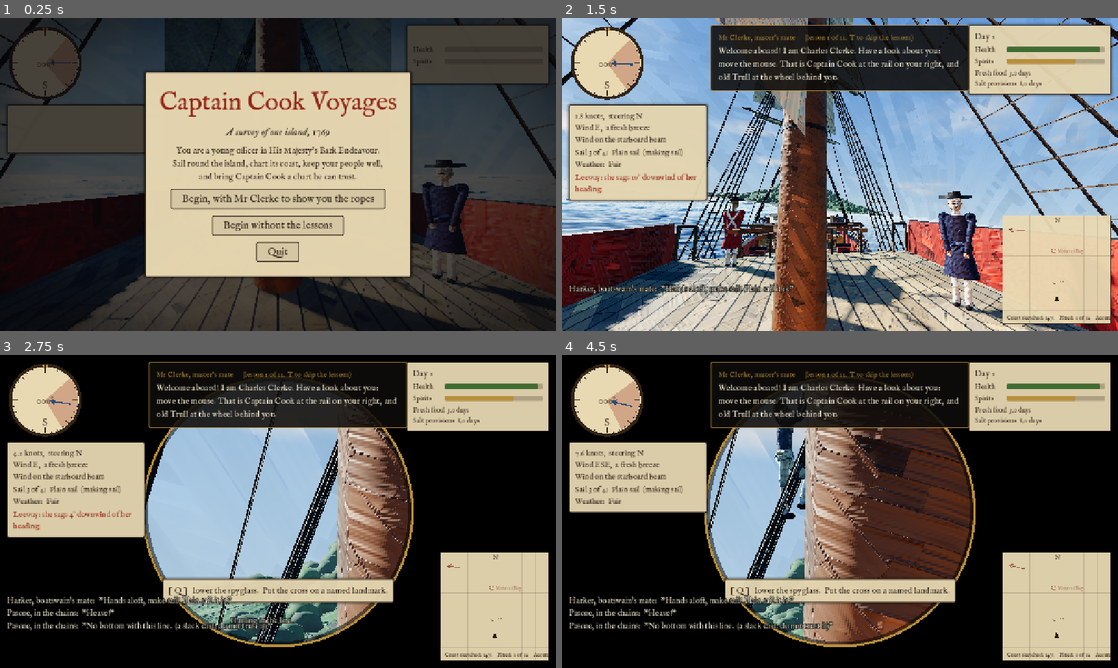
Above: before the commit, frames 1-4 (two rows, left to right).
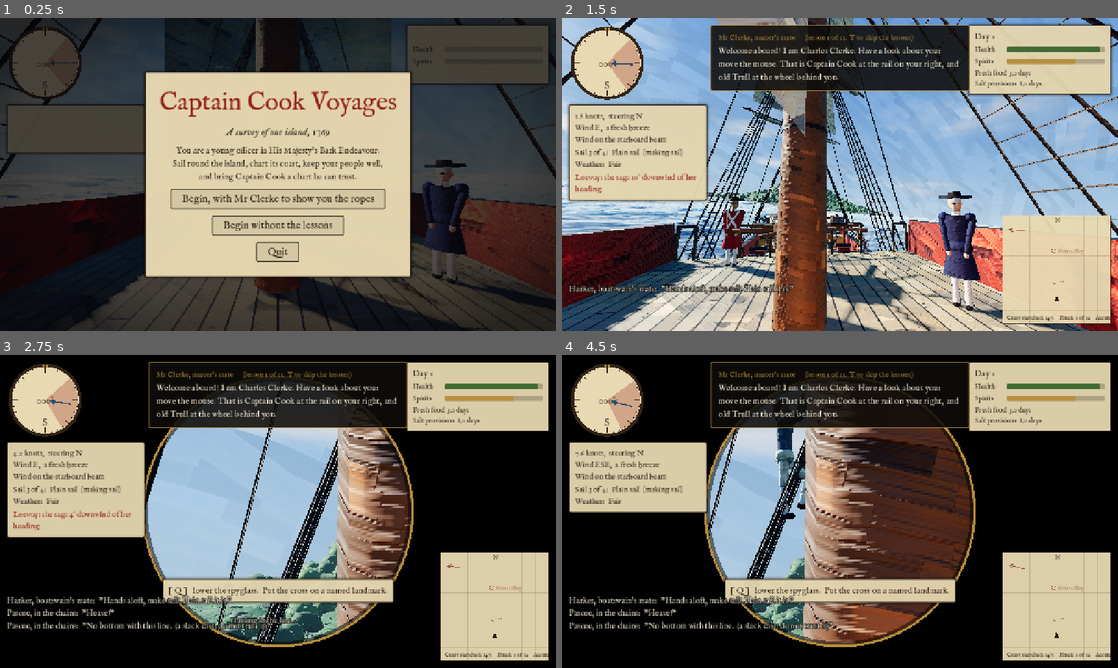
Above: after the commit, the same moments.

Repository: perkinscole/captain_cook
Game: Godot game, scene res://main.tscn
The game is run twice, just before and just after one commit, with the same random seed, the same clock (stepped at 60 frames per second) and the same inputs.
Inputs (mouse positions are in pixels of both pictures, inside the frame that each line leads up to):
- Up to frame 1 (0.25 s): no input
- Up to frame 2 (1.5 s): click "Begin, with Mr Clerke to show…" at 0.5 s; tap Enter at 1.25 s; move the mouse to (867, 174) at 1.27 s; hold Up from 1.28 s (still down); tap P at 1.35 s
- Up to frame 3 (2.75 s): keep holding Up; tap Space at 1.52, 1.82, 2.27, 2.57 s; move the mouse to (250, 511) at 2.02 s; tap Q at 2.1 s
- Up to frame 4 (4.5 s): keep holding Up; move the mouse to (851, 505) at 2.77 s; tap F at 2.85 s; move the mouse to (834, 517) at 3.52 s; tap E at 3.6 s; tap Space at 3.77, 4.07 s; move the mouse to (878, 514) at 4.27 s; tap Enter at 4.35 s

The runs differ from the first frame. In frame 1, 0.5% of the frame differs, in the area x 0-100%, y 0-99%; in frame 2, 11%, in the area x 0-100%, y 0-100%; in frame 3, 4.6%; in frame 4, 7.1%.

Commit message:
Fix hatched paint and weird faces
Stop two coats of strokes crossing into hatching: one projection wins,
the top coat follows the under coat, gaps are narrower and lighter, and
strokes are measured in real metres on stretched shapes. Add smooth skin
and softer cloth paints. Give faces a brow, chin, mouth and small eyes,
and keep hair and caps clear of the face.

Co-Authored-By: Claude Fable 5.2 <noreply@anthropic.com>
Claude-Session: https://claude.ai/code/session_01G38nkShD9pJZjTbbVyrU2i

Diff:
--- a/scripts/figure.gd
+++ b/scripts/figure.gd
@@ -97,7 +97,7 @@
 	_quirk = randf_range(0.0, TAU)
 	var coat := _material(coat_color)
 	var legs := _material(legs_color)
-	var skin := _material(skin_color)
+	var skin := Paint.skin(skin_color)
 	var hair := _material(hair_color)
 	var neck := _material(neck_color)
 	var black := _material(Color(0.05, 0.05, 0.06))
@@ -142,11 +142,22 @@
 	# Head: face, nose, eyes, hair tied back in a queue, and a hat or cap.
 	var head := _joint(torso, "head", Vector3(0.0, 0.62, 0.0))
 	_ball(head, Vector3(0.1, 0.125, 0.105), Vector3(0.0, 0.12, 0.0), skin)
-	_ball(head, Vector3(0.02, 0.03, 0.03), Vector3(0.0, 0.11, -0.1), skin)       # nose
+	_ball(head, Vector3(0.018, 0.032, 0.03), Vector3(0.0, 0.108, -0.1), skin)     # nose
+	_ball(head, Vector3(0.07, 0.03, 0.03), Vector3(0.0, 0.168, -0.082), skin)     # brow
+	_ball(head, Vector3(0.05, 0.04, 0.04), Vector3(0.0, 0.03, -0.07), skin)       # chin
+	var lips := Paint.skin(skin_color.darkened(0.3).lerp(Color(0.5, 0.2, 0.18), 0.4))
+	_ball(head, Vector3(0.028, 0.007, 0.01), Vector3(0.0, 0.066, -0.097), lips)   # mouth
 	for side: float in [-1.0, 1.0]:
-		_ball(head, Vector3(0.014, 0.014, 0.01), Vector3(side * 0.036, 0.145, -0.092), black)
+		# Small eyes set under the brow, with a brow line above each.
+		_ball(head, Vector3(0.012, 0.009, 0.008), Vector3(side * 0.036, 0.142, -0.094),
+				Paint.skin(Color(0.9, 0.88, 0.84)))
+		_ball(head, Vector3(0.006, 0.007, 0.006), Vector3(side * 0.036, 0.142, -0.1),
+				Paint.skin(Color(0.08, 0.06, 0.05)))
+		_ball(head, Vector3(0.022, 0.005, 0.008), Vector3(side * 0.037, 0.162, -0.097),
+				Paint.skin(hair_color.darkened(0.3)))
 		_ball(head, Vector3(0.015, 0.03, 0.02), Vector3(side * 0.1, 0.12, 0.0), skin)  # ears
-	_ball(head, Vector3(0.106, 0.105, 0.108), Vector3(0.0, 0.16, 0.02), hair)
+	# Hair sits on the crown and the back of the head, clear of the face.
+	_ball(head, Vector3(0.104, 0.095, 0.1), Vector3(0.0, 0.178, 0.035), hair)
 	_capsule(head, 0.022, 0.2, Vector3(0.0, 0.04, 0.115), hair)                   # queue
 	_ball(head, Vector3(0.03, 0.02, 0.03), Vector3(0.0, 0.12, 0.112), black)      # its ribbon
 	if wears_hat:
@@ -156,7 +167,8 @@
 		brim.rotation.y = PI
 		_cylinder(head, 0.095, 0.105, 0.1, Vector3(0.0, 0.285, 0.0), black)
 	elif wears_cap:
-		_ball(head, Vector3(0.108, 0.085, 0.11), Vector3(0.0, 0.21, 0.01), _material(cap_color))
+		# A knitted cap, worn on the back of the head above the brow.
+		_ball(head, Vector3(0.107, 0.07, 0.108), Vector3(0.0, 0.232, 0.02), _material(cap_color))
 
 	# Arms: upper arm, elbow, forearm and hand.
 	for side: float in [-1.0, 1.0]:
@@ -264,7 +276,7 @@
 
 
 func _material(color: Color) -> ShaderMaterial:
-	return Paint.material(color, 0.1)   # small strokes: people are small
+	return Paint.cloth(color)
 
 
 ## A rounded lump, given by its half-size along each axis.
--- a/scripts/paint.gd
+++ b/scripts/paint.gd
@@ -16,3 +16,22 @@
 	mat.set_shader_parameter("stroke", stroke)
 	mat.set_shader_parameter("roughness", roughness)
 	return mat
+
+
+## Skin: smooth, blended paint with no dark gaps, the way a portrait painter
+## works a face, so that features stay readable.
+static func skin(colour: Color) -> ShaderMaterial:
+	var mat := material(colour, 0.06, 0.7)
+	mat.set_shader_parameter("variation", 0.05)
+	mat.set_shader_parameter("relief", 0.3)
+	mat.set_shader_parameter("ground", 0.0)
+	return mat
+
+
+## Cloth: softer and less broken than wood or rock.
+static func cloth(colour: Color) -> ShaderMaterial:
+	var mat := material(colour, 0.12, 0.75)
+	mat.set_shader_parameter("variation", 0.1)
+	mat.set_shader_parameter("relief", 0.7)
+	mat.set_shader_parameter("ground", 0.08)
+	return mat
--- a/shaders/deck.gdshader
+++ b/shaders/deck.gdshader
@@ -30,7 +30,7 @@
 
 	float screen_px = 70.0 * VIEWPORT_SIZE.y / 720.0;
 	vec4 paint = paint_on(local_pos, normalize(local_normal), 0.3, screen_px);
-	vec3 colour = paint_colour(wood * tone, paint, 0.15, local_pos);
+	vec3 colour = paint_colour(wood * tone, paint, 0.15, local_pos, 0.15);
 	ALBEDO = colour * (1.0 - 0.75 * max(seam, butt));
 	NORMAL = paint_relief(normalize(NORMAL), VERTEX, paint, 0.8);
 	ROUGHNESS = 0.7;
--- a/shaders/ocean.gdshader
+++ b/shaders/ocean.gdshader
@@ -166,7 +166,7 @@
 	sea += vec3(0.02, 0.10, 0.09) * smoothstep(0.35, 1.0, crest);  // light through the crests
 	float shoal = 1.0 - smoothstep(1.5, 14.0, depth);
 	sea = mix(sea, shallow, shoal * 0.6 * (1.0 - 0.6 * storm));
-	sea = paint_colour(sea, paint, 0.16, vec3(p.x, 0.0, p.y) * 0.25);
+	sea = paint_colour(sea, paint, 0.16, vec3(p.x, 0.0, p.y) * 0.25, 0.2);
 
 	// Seen at a low angle the sea takes the colour of the sky.
 	float facing = clamp(dot(NORMAL, VIEW), 0.0, 1.0);
--- a/shaders/painted.gdshader
+++ b/shaders/painted.gdshader
@@ -9,6 +9,7 @@
 uniform float stroke = 0.3;                              // length of a stroke up close
 uniform float variation : hint_range(0.0, 0.5) = 0.17;   // how much each stroke's colour differs
 uniform float relief : hint_range(0.0, 2.0) = 1.25;      // how thick the paint stands
+uniform float ground : hint_range(0.0, 0.5) = 0.18;     // how dark the gaps between strokes are
 uniform float roughness : hint_range(0.0, 1.0) = 0.6;    // oil paint has a soft shine
 uniform float metallic : hint_range(0.0, 1.0) = 0.0;
 
@@ -16,14 +17,18 @@
 varying vec3 object_normal;
 
 void vertex() {
-	object_pos = VERTEX;
-	object_normal = NORMAL;
+	// Measure in real metres even if the object has been stretched or
+	// squashed, so a stroke is the same size on a head as on a mast.
+	vec3 stretch = vec3(length(MODEL_MATRIX[0].xyz), length(MODEL_MATRIX[1].xyz),
+			length(MODEL_MATRIX[2].xyz));
+	object_pos = VERTEX * stretch;
+	object_normal = NORMAL / max(stretch, vec3(0.0001));
 }
 
 void fragment() {
 	float screen_px = 70.0 * VIEWPORT_SIZE.y / 720.0;
 	vec4 paint = paint_on(object_pos, normalize(object_normal), stroke, screen_px);
-	ALBEDO = paint_colour(tint * COLOR.rgb, paint, variation, object_pos);
+	ALBEDO = paint_colour(tint * COLOR.rgb, paint, variation, object_pos, ground);
 	NORMAL = paint_relief(normalize(NORMAL), VERTEX, paint, relief);
 	ROUGHNESS = roughness;
 	METALLIC = metallic;
Not shown, changed: shaders/paint.gdshaderinc
Not shown, changed: shaders/paint_strokes.gdshaderinc
